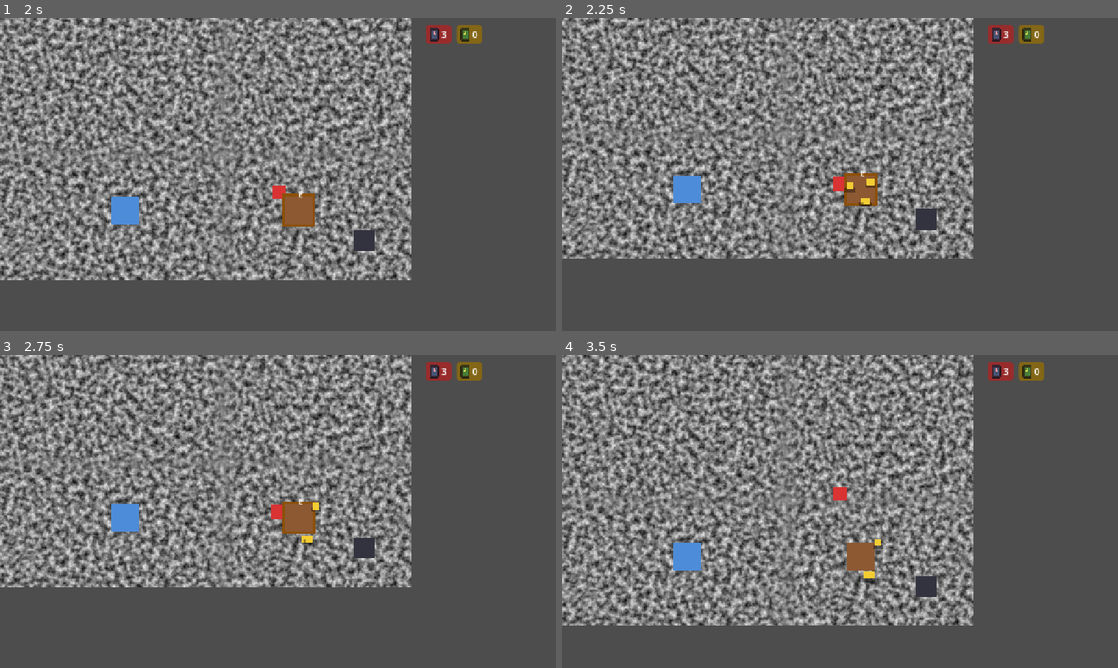
Above: before the commit, frames 1-4 (two rows, left to right).
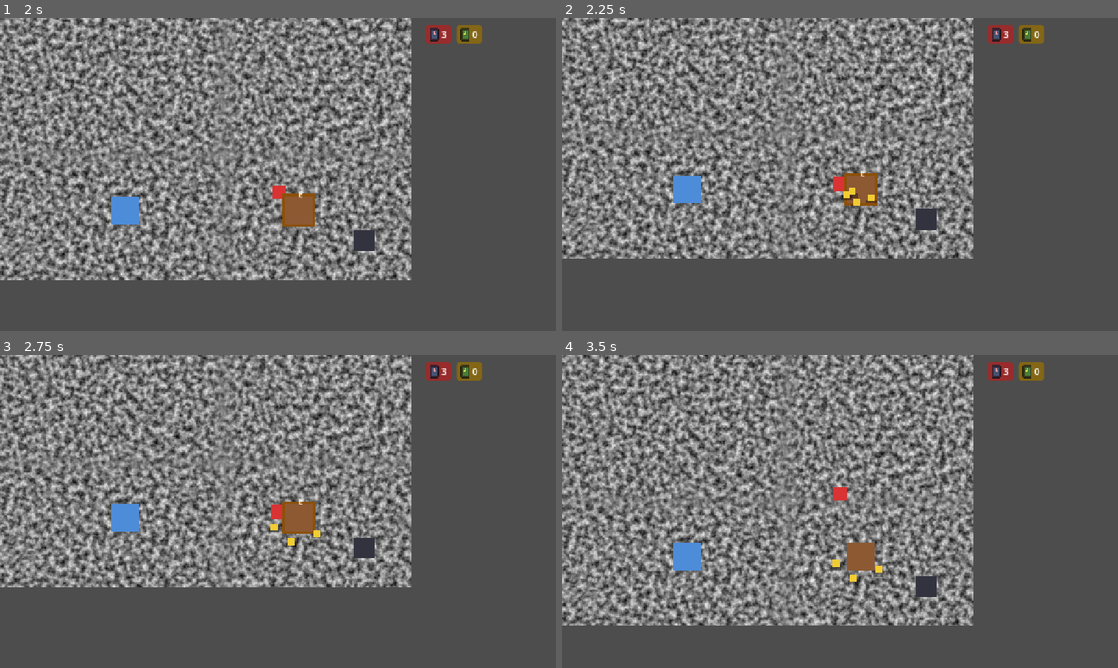
Above: after the commit, the same moments.

Repository: Saitamadupauvre/brotatomato
Game: Godot game, scene res://scenes/main/main.tscn
Two runs of this game, one before a commit and one after it. Both use one fixed random seed, a clock stepped at 60 frames per second and the inputs below. The engine's default icon, where the game draws it, is replaced by a stand-in: a white triangle on a blue panel in a dark square.
Inputs (mouse positions are in pixels of both pictures, inside the frame that each line leads up to):
- Up to frame 1 (2 s): tap Enter at 0.5 s; move the mouse to (400, 158) at 0.52 s; hold D (move_right) 0.53-1.28 s; hold E (interact) 0.53-1.28 s; click (400, 158) at 0.67 s; move the mouse to (166, 190) at 1.27 s; hold S (move_down) from 1.28 s (still down); click (166, 190) at 1.35 s; tap E (interact) at 1.55 s
- Up to frame 2 (2.25 s): move the mouse to (895, 105) at 2.02 s; release S (move_down) at 2.03 s; hold D (move_right) from 2.03 s (still down); hold E (interact) from 2.03 s (still down); tap Shift (dash) at 2.1 s
- Up to frame 3 (2.75 s): keep holding D (move_right); keep holding E (interact)
- Up to frame 4 (3.5 s): move the mouse to (812, 574) at 2.77 s; release D (move_right) at 2.78 s; release E (interact) at 2.78 s; hold W (move_up) from 2.78 s (still down); tap E (interact) at 2.85 s; click (812, 574) at 2.92 s

Frame 1 is identical in both runs. In frame 2, 0.3% of the frame differs, in the area x 50-57%, y 51-61%; in frame 3, 0.2%; in frame 4, 0.3%.

Commit message:
refacto(dungeon): extract shared loot-scatter helper from container behavior

Diff:
--- a/scripts/components/behaviors/container_behavior.gd
+++ b/scripts/components/behaviors/container_behavior.gd
@@ -3,8 +3,6 @@
 ## Holds a loot list; on "interacted" throws every entry out as a
 ## scattered world pickup, then empties itself (container stays, reusable
 ## visually, just has nothing left to give).
-
-const ITEM_PICKUP_SCENE: PackedScene = preload("res://scenes/entities/item_pickup.tscn")
 
 @export var contents: Array[LootEntry] = []
 @export var scatter_min_distance: float = 24.0
@@ -14,29 +12,5 @@
 
 func on_event(event_name: String, _payload: Dictionary = {}) -> void:
 	if event_name == "interacted":
-		for entry in contents:
-			_spawn_pickup(entry)
+		LootSpawner.spawn(contents, owner_entity, scatter_min_distance, scatter_max_distance, scatter_attempts)
 		contents.clear()
-
-
-func _spawn_pickup(entry: LootEntry) -> void:
-	var pickup: ItemPickup = ITEM_PICKUP_SCENE.instantiate()
-	pickup.item_id = entry.item_id
-	pickup.amount = entry.amount
-	owner_entity.get_parent().add_child(pickup)
-	pickup.global_position = owner_entity.global_position
-	pickup.toss_to(_pick_scatter_position())
-
-
-func _pick_scatter_position() -> Vector2:
-	var space_state := owner_entity.get_world_2d().direct_space_state
-	for i in scatter_attempts:
-		var angle := randf() * TAU
-		var distance := randf_range(scatter_min_distance, scatter_max_distance)
-		var candidate: Vector2 = owner_entity.global_position + Vector2.RIGHT.rotated(angle) * distance
-		var query := PhysicsPointQueryParameters2D.new()
-		query.position = candidate
-		query.collide_with_areas = false
-		if space_state.intersect_point(query, 1).is_empty():
-			return candidate
-	return owner_entity.global_position
--- /dev/null
+++ b/scripts/components/behaviors/loot_spawner.gd
@@ -0,0 +1,34 @@
+class_name LootSpawner
+extends RefCounted
+## Shared "throw loot out as scattered world pickups" logic, used by any
+## Behavior that hands out LootEntry contents (containers, altars).
+
+const ITEM_PICKUP_SCENE: PackedScene = preload("res://scenes/entities/item_pickup.tscn")
+
+
+static func spawn(entries: Array[LootEntry], owner_entity: Node2D, scatter_min_distance: float = 24.0, scatter_max_distance: float = 64.0, scatter_attempts: int = 8) -> void:
+	for entry in entries:
+		_spawn_pickup(entry, owner_entity, scatter_min_distance, scatter_max_distance, scatter_attempts)
+
+
+static func _spawn_pickup(entry: LootEntry, owner_entity: Node2D, scatter_min_distance: float, scatter_max_distance: float, scatter_attempts: int) -> void:
+	var pickup: ItemPickup = ITEM_PICKUP_SCENE.instantiate()
+	pickup.item_id = entry.item_id
+	pickup.amount = entry.amount
+	owner_entity.get_parent().add_child(pickup)
+	pickup.global_position = owner_entity.global_position
+	pickup.toss_to(_pick_scatter_position(owner_entity, scatter_min_distance, scatter_max_distance, scatter_attempts))
+
+
+static func _pick_scatter_position(owner_entity: Node2D, scatter_min_distance: float, scatter_max_distance: float, scatter_attempts: int) -> Vector2:
+	var space_state := owner_entity.get_world_2d().direct_space_state
+	for i in scatter_attempts:
+		var angle := randf() * TAU
+		var distance := randf_range(scatter_min_distance, scatter_max_distance)
+		var candidate: Vector2 = owner_entity.global_position + Vector2.RIGHT.rotated(angle) * distance
+		var query := PhysicsPointQueryParameters2D.new()
+		query.position = candidate
+		query.collide_with_areas = false
+		if space_state.intersect_point(query, 1).is_empty():
+			return candidate
+	return owner_entity.global_position
Not shown, added: scripts/components/behaviors/loot_spawner.gd.uid
